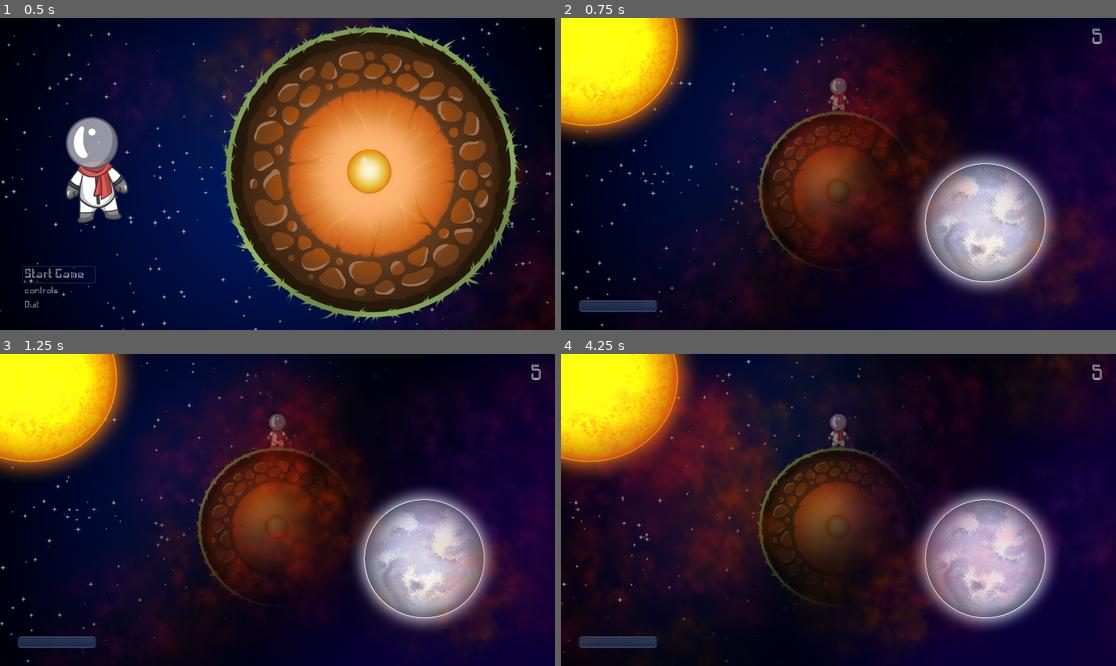
Above: before the commit, frames 1-4 (two rows, left to right).
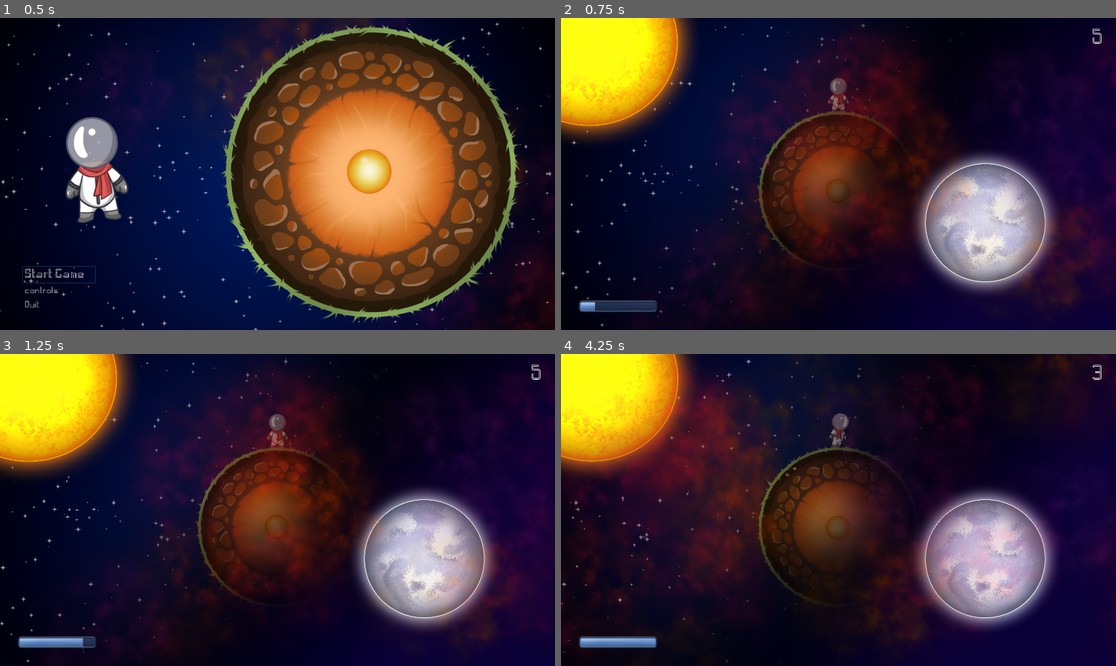
Above: after the commit, the same moments.

Repository: marekk3301/gamejam2023
Game: Godot game, scene res://scenes/mainMenu.tscn
Two runs of this game, one before a commit and one after it. Both use one fixed random seed, a clock stepped at 60 frames per second and the inputs below.
Inputs:
- Up to frame 1 (0.5 s): no input
- Up to frame 2 (0.75 s): click "Start Game" at 0.5 s
- Up to frame 3 (1.25 s): no input
- Up to frame 4 (4.25 s): hold Right (ui_right) 1.28-2.03 s; hold E (cut_plant) 1.28-2.03 s; hold Left (ui_left) 2.03-2.78 s; tap Q (plant_seed) at 2.1, 3.6 s; hold E (cut_plant) 2.78-3.53 s; hold Right (ui_right) from 2.78 s (still down)

Frame 1 is identical in both runs. In frame 2, 0.2% of the frame differs, in the area x 0-83%, y 3-94%; in frame 3, 0.9%; in frame 4, 2.7%, in the area x 0-98%, y 0-94%.
Error before the commit: Parse Error: The identifier "mediumOxygenInput" isn't declared in the current scope. (res://scripts/main.gd:70)

Commit message:
minor fix

Diff:
--- a/scripts/main.gd
+++ b/scripts/main.gd
@@ -66,11 +66,6 @@
 		get_node("%TextureProgress").value = oxygenLevel
 
 
-
-	if mediumOxygenInput > 0:
-		pass
-
-
 	#$TextureProgress.value += 1
 
 	get_node("%TextureProgress").value += 1
